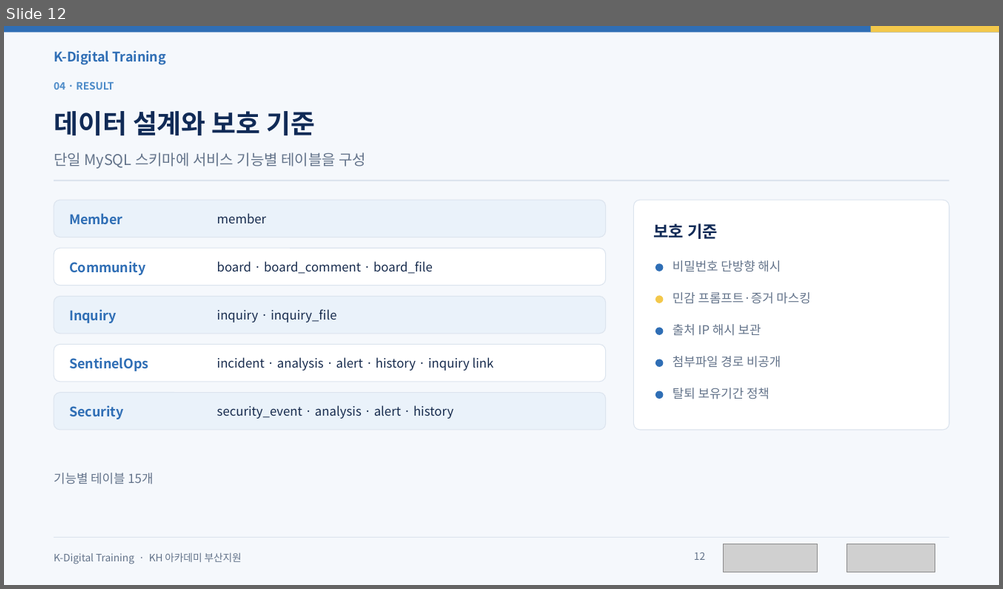
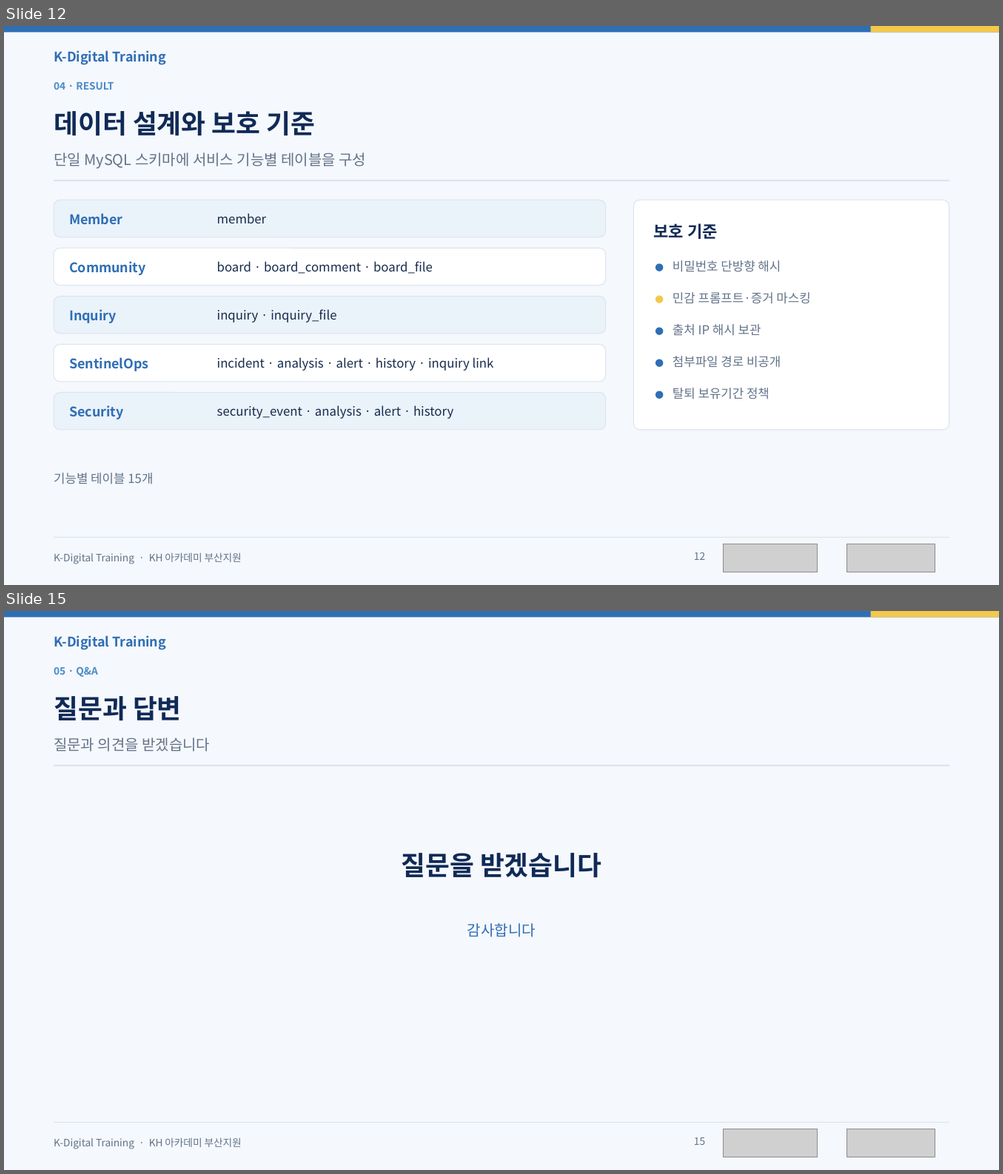
Before and after one commit to sm-k-dev/solution, a slide deck: solution/report/1조_세미_팀프로젝트_결과보고서.pptx. Shown one above the other, each under a label of ours: slide 12 before the commit, slides 12 and 15 after it; the slides between them are not shown. The pictures are 1003x589 and 1003x1174 pixels, drawn with LibreOffice and Linux fonts; fonts in the diff are those of the drawing; grey boxes stand for pictures. Boxes give left, top, right and bottom in pixels: in the first picture for what was removed or moved away, otherwise in the second. Text is boxed around its words. In the diff, an @@ line names an element or a change of style, - is before the commit and + after.

```diff
--- a/solution/report/1조_세미_팀프로젝트_결과보고서.pptx
+++ b/solution/report/1조_세미_팀프로젝트_결과보고서.pptx
@@ slide 15 added at <box>4,611,999,1170</box>, background #F5F8FC @@
@@ rectangle added at <box>4,611,999,617</box>, fill #2F6EB5 @@
@@ rectangle added at <box>871,611,999,617</box>, fill #F3C84B @@
@@ text added at <box>54,635,166,650</box>, 12.8 pt, text #2F6EB5, bold @@
+K-Digital Training
@@ text added at <box>54,667,97,677</box>, 9.8 pt, text #4B8AC8, bold @@
+05 · Q&A
@@ text added at <box>54,696,182,721</box>, 25.5 pt, text #102A56, bold @@
+질문과 답변
@@ text added at <box>54,738,210,752</box>, 14.2 pt, text #63738A @@
+질문과 의견을 받겠습니다
@@ rectangle added at <box>54,765,949,766</box>, fill #DCE4EE @@
@@ text added at <box>401,853,602,878</box>, 25.5 pt, text #102A56, bold @@
+질문을 받겠습니다
@@ text added at <box>467,923,535,937</box>, 14.2 pt, text #2F6EB5 @@
+감사합니다
@@ text added at <box>54,1138,242,1150</box>, 9.8 pt, text #63738A @@
+K-Digital Training · KH 아카데미 부산지원
@@ rectangle added at <box>54,1122,949,1123</box>, fill #DCE4EE @@
@@ text added at <box>694,1138,705,1145</box>, 9.8 pt, text #63738A @@
+15
@@ picture added at <box>723,1130,817,1158</box> @@
@@ picture added at <box>846,1130,934,1158</box> @@
```
Also in this commit, not shown: 4 slides changed, 1 slide removed, 2 other files.
